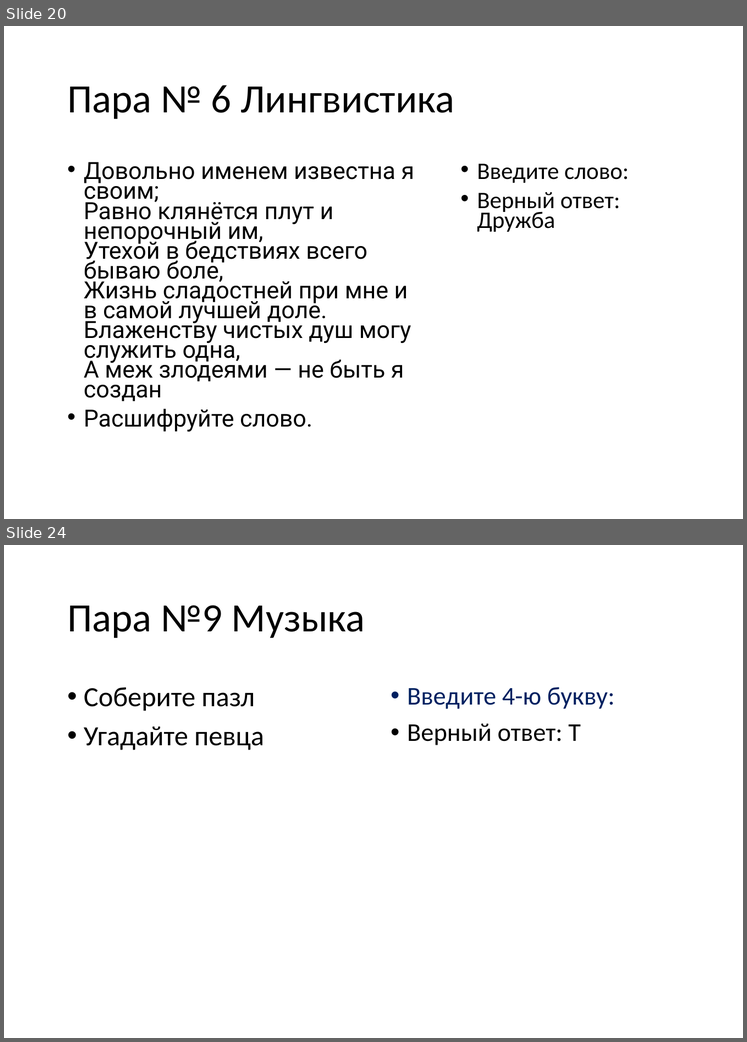
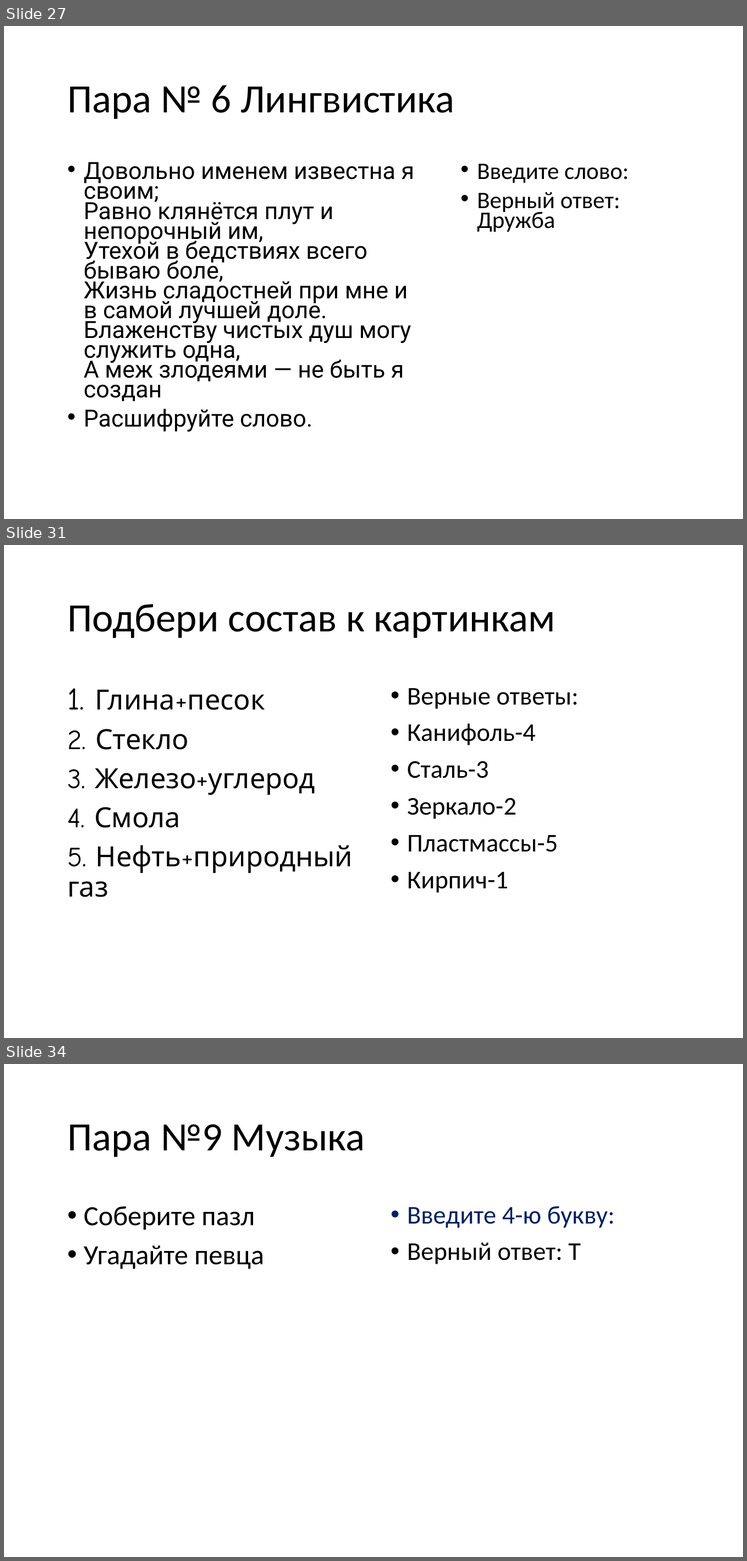
Before and after one commit to vvaassiihhaa/masha, a slide deck: КВЕСТ/Kvest 2706.pptx. Shown one above the other, each under a label of ours: slides 20 and 24 before the commit, slides 27, 31 and 34 after it; the slides between them are not shown. The pictures are 747x1042 and 747x1561 pixels, drawn with LibreOffice and Linux fonts; fonts in the diff are those of the drawing. Boxes give left, top, right and bottom in pixels: in the first picture for what was removed or moved away, otherwise in the second. Text is boxed around its words. In the diff, an @@ line names an element or a change of style, - is before the commit and + after.

```diff
--- a/КВЕСТ/Kvest 2706.pptx
+++ b/КВЕСТ/Kvest 2706.pptx
@@ slide 31 added at [4,545,743,1038], background #FFFFFF @@
@@ title added at [67,604,556,638], 23.1 pt, text #000000 @@
+Подбери состав к картинкам
@@ text added at [67,688,353,897], 16 pt, text #000000 @@
+1. Глина+песок
+2. Стекло
+3. Железо+углерод
+4. Смола
+5. Нефть+природный газ
@@ text added at [407,688,579,893], 14.7 pt, text #000000 @@
+• Верные ответы:
+• Канифоль-4
+• Сталь-3
+• Зеркало-2
+• Пластмассы-5
+• Кирпич-1
@@ what was slide 20 is now slide 27 @@
@@ what was slide 24 is now slide 34 @@
```
Also in this commit, not shown: 10 slides changed, 10 other slides added, 1 slide removed.
